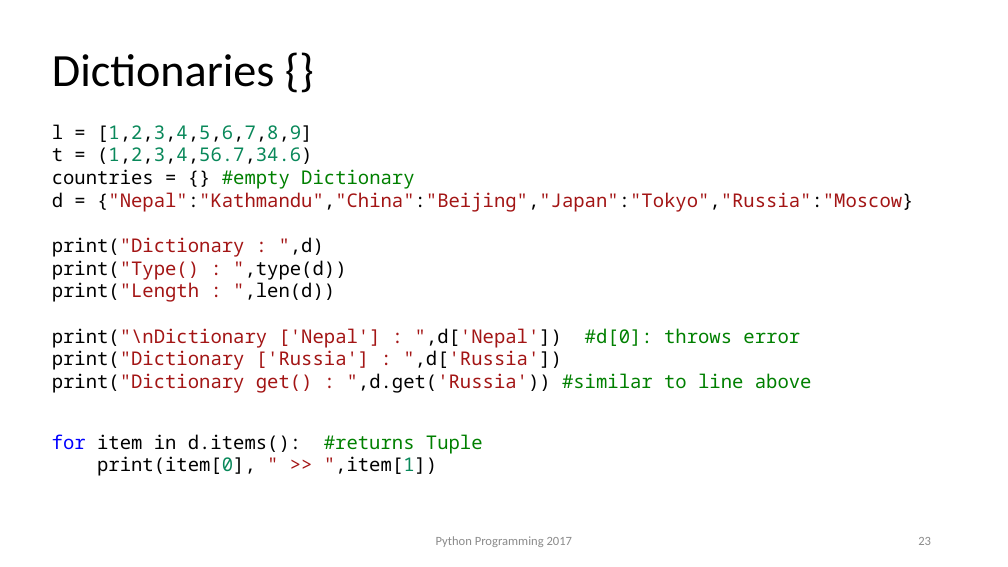
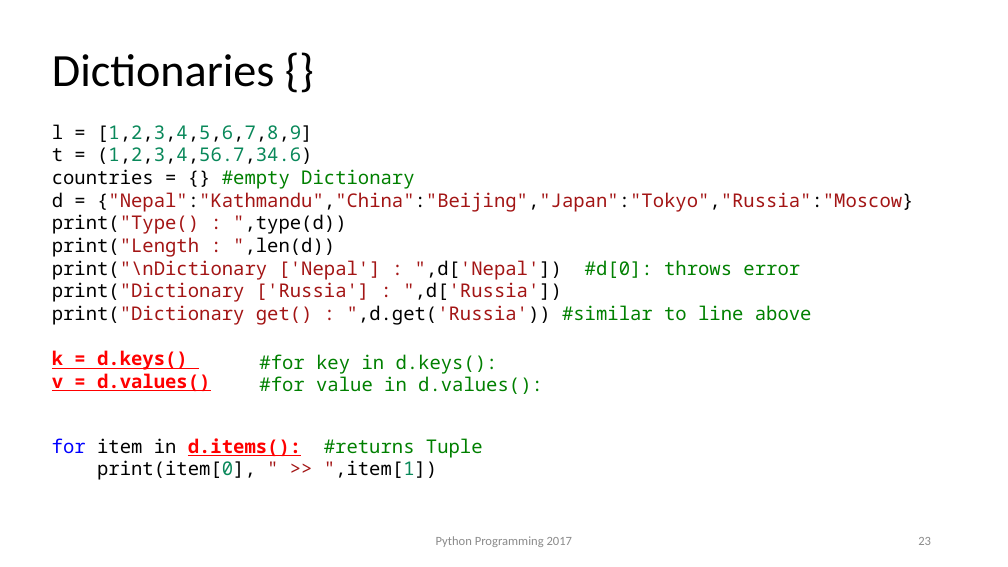
Before and after one commit to anishchapagain/AnishPython, a slide deck: slide 23 of python_notes.pptx. Drawn at 1008x567 pixels with LibreOffice and Linux fonts; fonts in the diff are those of the drawing; background and template pictures are left out. Boxes give left, top, right and bottom in pixels: in the first picture for what was removed or moved away, otherwise in the second. Text is boxed around its words. In the diff, an @@ line names an element or a change of style, - is before the commit and + after.

```diff
--- a/python_notes.pptx
+++ b/python_notes.pptx
@@ text at bbox=[52, 237, 324, 257]: paragraph removed @@
-print("Dictionary : ",d)
@@ text at bbox=[52, 350, 210, 391]: paragraphs added @@
+k = d.keys()
+v = d.values()
@@ text added at bbox=[259, 354, 543, 394], 18 pt, text #008000 @@
+#for key in d.keys():
+#for value in d.values():
@@ text at bbox=[52, 438, 483, 458]: text colour #000000 to #FF0000, bold on, underline on in "d.items():" @@
```
Also in this commit, not shown: 1 other slide changed, 5 slides added, 5 other files.
